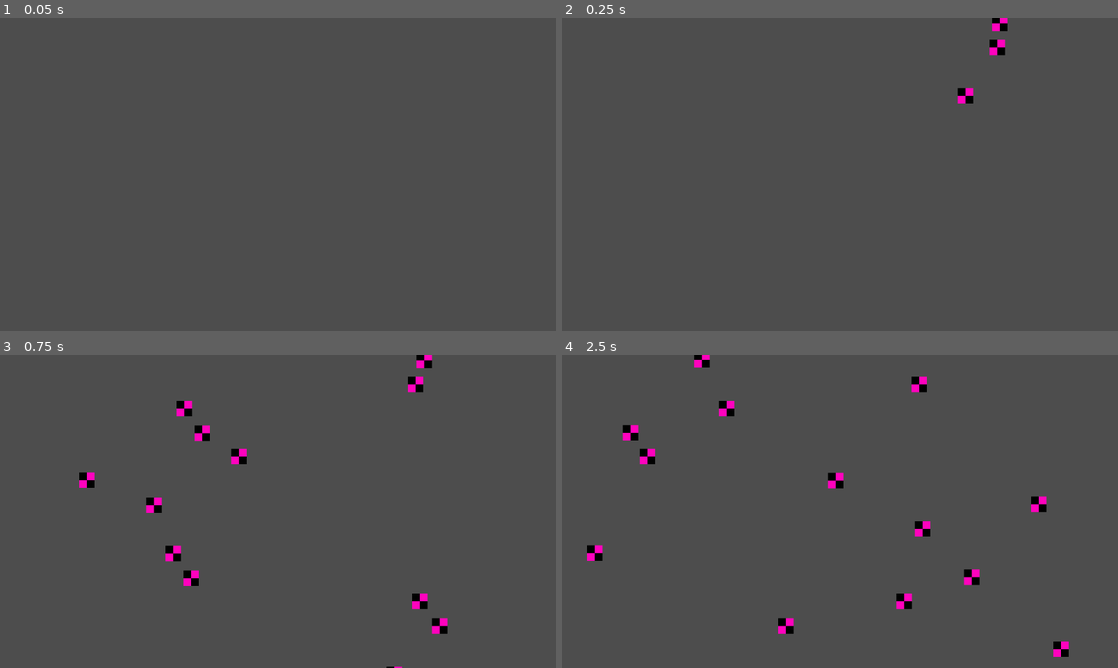
Above: before the commit, frames 1-4 (two rows, left to right).
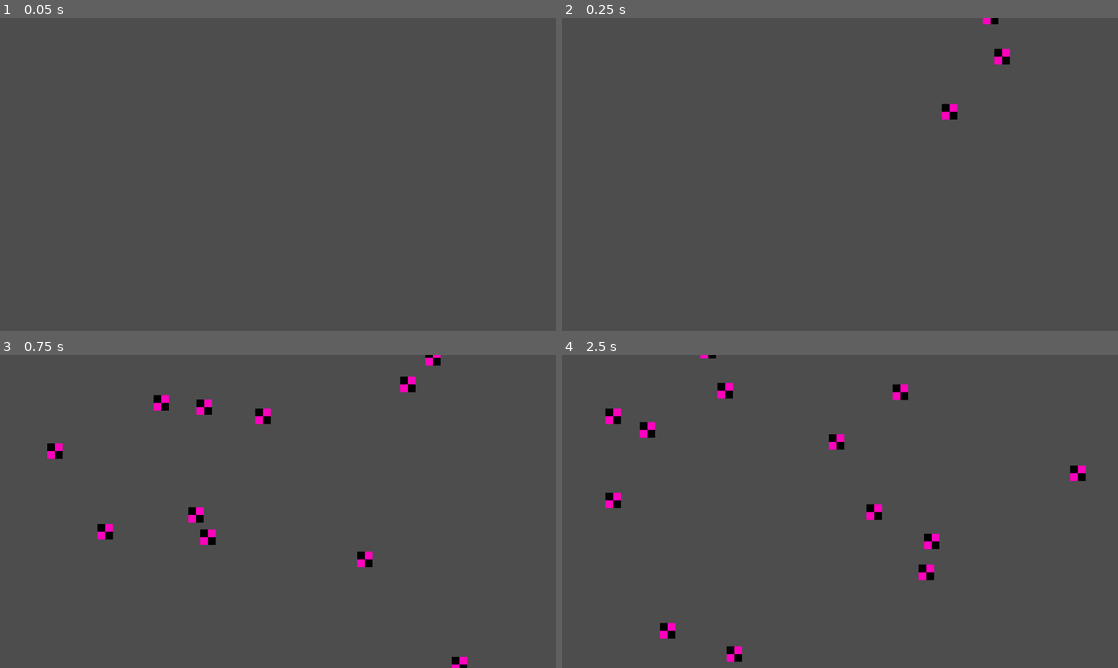
Above: after the commit, the same moments.

Repository: epimetheusgames/ProjectPrometheus
Game: Godot game, scene res://Levels/Cutscenes/Credits.tscn
Same seed, same stepped clock (60 frames per second), same inputs: the game is played once before the commit and once after it. The project has no main scene, so this scene is started directly.
Inputs:
- Up to frame 1 (0.05 s): no input
- Up to frame 2 (0.25 s): no input
- Up to frame 3 (0.75 s): hold D (right) from 0.53 s (still down)
- Up to frame 4 (2.5 s): tap W (jump) at 0.77, 1.52 s; release D (right) at 2.03 s; hold A (left) from 2.03 s (still down)

Frame 1 is identical in both runs. In frame 2, 0.7% of the frame differs, in the area x 68-81%, y 0-33%; in frame 3, 2.9%; in frame 4, 3.5%, in the area x 4-95%, y 0-98%.

Commit message:
Prepare for an epic credits sequence

Diff:
--- a/Levels/Cutscenes/Credits.tscn
+++ b/Levels/Cutscenes/Credits.tscn
@@ -18,13 +18,57 @@
 emission_box_extents = Vector3(700, 1, 1)
 particle_flag_disable_z = true
 direction = Vector3(0, 1, 0)
-spread = 5.0
-gravity = Vector3(0, 0, 0)
-initial_velocity_min = 1000.0
-initial_velocity_max = 1000.0
+spread = 20.0
+gravity = Vector3(0, 0, 0)
+initial_velocity_min = 750.0
+initial_velocity_max = 1200.0
 orbit_velocity_min = 0.0
 orbit_velocity_max = 0.0
 angle_curve = SubResource("CurveTexture_eso3b")
+
+[sub_resource type="Curve" id="Curve_xqfyj"]
+min_value = -10.0
+max_value = 10.0
+_data = [Vector2(0, -0.105263), 0.0, 0.0, 0, 0, Vector2(1, 1.57896), 0.0, 0.0, 0, 0]
+point_count = 2
+
+[sub_resource type="CurveTexture" id="CurveTexture_fkder"]
+curve = SubResource("Curve_xqfyj")
+
+[sub_resource type="ParticleProcessMaterial" id="ParticleProcessMaterial_lyoa3"]
+emission_shape = 3
+emission_box_extents = Vector3(700, 1, 1)
+particle_flag_disable_z = true
+direction = Vector3(0, 1, 0)
+spread = 20.0
+gravity = Vector3(0, 0, 0)
+initial_velocity_min = 750.0
+initial_velocity_max = 1200.0
+orbit_velocity_min = 0.0
+orbit_velocity_max = 0.0
+angle_curve = SubResource("CurveTexture_fkder")
+
+[sub_resource type="Curve" id="Curve_m5qka"]
+min_value = -10.0
+max_value = 10.0
+_data = [Vector2(0, -0.105263), 0.0, 0.0, 0, 0, Vector2(1, 1.57896), 0.0, 0.0, 0, 0]
+point_count = 2
+
+[sub_resource type="CurveTexture" id="CurveTexture_u53y5"]
+curve = SubResource("Curve_m5qka")
+
+[sub_resource type="ParticleProcessMaterial" id="ParticleProcessMaterial_ypw1p"]
+emission_shape = 3
+emission_box_extents = Vector3(700, 1, 1)
+particle_flag_disable_z = true
+direction = Vector3(0, -1, 0)
+spread = 20.0
+gravity = Vector3(0, 0, 0)
+initial_velocity_min = 750.0
+initial_velocity_max = 1200.0
+orbit_velocity_min = 0.0
+orbit_velocity_max = 0.0
+angle_curve = SubResource("CurveTexture_u53y5")
 
 [sub_resource type="Curve" id="Curve_6iou5"]
 min_value = -10.0
@@ -77,6 +121,53 @@
 turbulence_noise_strength = 0.0
 turbulence_noise_scale = 2.26
 
+[sub_resource type="Curve" id="Curve_wc31n"]
+min_value = -10.0
+max_value = 10.0
+_data = [Vector2(0, -0.105263), 0.0, 0.0, 0, 0, Vector2(1, 1.57896), 0.0, 0.0, 0, 0]
+point_count = 2
+
+[sub_resource type="CurveTexture" id="CurveTexture_ynkvj"]
+curve = SubResource("Curve_wc31n")
+
+[sub_resource type="ParticleProcessMaterial" id="ParticleProcessMaterial_17qq8"]
+emission_shape = 3
+emission_box_extents = Vector3(1, 1, 1)
+particle_flag_disable_z = true
+direction = Vector3(-1, 0, 0)
+spread = 70.0
+gravity = Vector3(0, 0, 0)
+initial_velocity_min = 500.0
+initial_velocity_max = 1000.0
+orbit_velocity_min = 0.0
+orbit_velocity_max = 0.0
+angle_curve = SubResource("CurveTexture_ynkvj")
+turbulence_noise_strength = 0.0
+turbulence_noise_scale = 2.26
+
+[sub_resource type="Curve" id="Curve_g3vno"]
+min_value = -10.0
+max_value = 10.0
+_data = [Vector2(0, -0.105263), 0.0, 0.0, 0, 0, Vector2(1, 1.57896), 0.0, 0.0, 0, 0]
+point_count = 2
+
+[sub_resource type="CurveTexture" id="CurveTexture_nnsvv"]
+curve = SubResource("Curve_g3vno")
+
+[sub_resource type="ParticleProcessMaterial" id="ParticleProcessMaterial_eayc0"]
+emission_shape = 3
+emission_box_extents = Vector3(1, 1, 1)
+particle_flag_disable_z = true
+spread = 70.0
+gravity = Vector3(0, 0, 0)
+initial_velocity_min = 500.0
+initial_velocity_max = 1000.0
+orbit_velocity_min = 0.0
+orbit_velocity_max = 0.0
+angle_curve = SubResource("CurveTexture_nnsvv")
+turbulence_noise_strength = 0.0
+turbulence_noise_scale = 2.26
+
 [node name="Credits" type="Node2D"]
 script = ExtResource("1_ipxi3")
 
@@ -94,6 +185,55 @@
 trail_sections = 2
 trail_section_subdivisions = 1
 
+[node name="FallingParticles2" type="GPUParticles2D" parent="."]
+editor_description = "This is "
+position = Vector2(570, -89)
+emitting = false
+amount = 200
+process_material = SubResource("ParticleProcessMaterial_lyoa3")
+texture = ExtResource("1_ttskp")
+lifetime = 1.6
+explosiveness = 1.0
+randomness = 1.0
+fixed_fps = 60
+collision_base_size = 0.0
+trail_lifetime = 4.75
+trail_sections = 2
+trail_section_subdivisions = 1
+
+[node name="FallingParticles3" type="GPUParticles2D" parent="."]
+editor_description = "This is "
+position = Vector2(596, 682)
+emitting = false
+amount = 200
+process_material = SubResource("ParticleProcessMaterial_ypw1p")
+texture = ExtResource("1_ttskp")
+lifetime = 1.6
+explosiveness = 1.0
+randomness = 1.0
+fixed_fps = 60
+collision_base_size = 0.0
+trail_lifetime = 4.75
+trail_sections = 2
+trail_section_subdivisions = 1
+
+[node name="FallingParticles4" type="GPUParticles2D" parent="."]
+editor_description = "This is "
+position = Vector2(596, 682)
+emitting = false
+amount = 200
+process_material = SubResource("ParticleProcessMaterial_ypw1p")
+texture = ExtResource("1_ttskp")
+lifetime = 1.6
+one_shot = true
+explosiveness = 1.0
+randomness = 1.0
+fixed_fps = 60
+collision_base_size = 0.0
+trail_lifetime = 4.75
+trail_sections = 2
+trail_section_subdivisions = 1
+
 [node name="RightExplosions" type="GPUParticles2D" parent="."]
 editor_description = "This is "
 position = Vector2(1172, 330)
@@ -118,6 +258,40 @@
 process_material = SubResource("ParticleProcessMaterial_q47i0")
 texture = ExtResource("1_ttskp")
 lifetime = 0.8
+explosiveness = 1.0
+randomness = 1.0
+fixed_fps = 60
+collision_base_size = 0.0
+trail_lifetime = 4.75
+trail_sections = 2
+trail_section_subdivisions = 1
+
+[node name="RightExplosions2" type="GPUParticles2D" parent="."]
+editor_description = "This is "
+position = Vector2(1172, 330)
+emitting = false
+amount = 200
+process_material = SubResource("ParticleProcessMaterial_17qq8")
+texture = ExtResource("1_ttskp")
+lifetime = 3.0
+one_shot = true
+explosiveness = 1.0
+randomness = 1.0
+fixed_fps = 60
+collision_base_size = 0.0
+trail_lifetime = 4.75
+trail_sections = 2
+trail_section_subdivisions = 1
+
+[node name="LeftExplosions2" type="GPUParticles2D" parent="."]
+editor_description = "This is "
+position = Vector2(-2, 335)
+emitting = false
+amount = 200
+process_material = SubResource("ParticleProcessMaterial_eayc0")
+texture = ExtResource("1_ttskp")
+lifetime = 3.0
+one_shot = true
 explosiveness = 1.0
 randomness = 1.0
 fixed_fps = 60
@@ -139,11 +313,41 @@
 one_shot = true
 autostart = true
 
-[node name="RightBeatTimer" type="Timer" parent="."]
-wait_time = 9.8
+[node name="DropLeadUpTimer" type="Timer" parent="."]
+wait_time = 22.2
+one_shot = true
+autostart = true
+
+[node name="JustBeforeDropTimer" type="Timer" parent="."]
+wait_time = 34.2
+one_shot = true
+autostart = true
+
+[node name="DropTimer" type="Timer" parent="."]
+wait_time = 35.0
+one_shot = true
+autostart = true
+
+[node name="DropChangeTimer" type="Timer" parent="."]
+wait_time = 48.6
+one_shot = true
+autostart = true
+
+[node name="EndMelodyStartTimer" type="Timer" parent="."]
+wait_time = 73.4
+one_shot = true
+autostart = true
+
+[node name="EndTimer" type="Timer" parent="."]
+wait_time = 86.2
 one_shot = true
 autostart = true
 
 [connection signal="timeout" from="StartTimer" to="." method="_on_start_timer_timeout"]
 [connection signal="timeout" from="LeftBeatTimer" to="." method="_on_left_beat_timer_timeout"]
-[connection signal="timeout" from="RightBeatTimer" to="." method="_on_right_beat_timer_timeout"]
+[connection signal="timeout" from="DropLeadUpTimer" to="." method="_on_drop_lead_up_timer_timeout"]
+[connection signal="timeout" from="JustBeforeDropTimer" to="." method="_on_just_before_drop_timer_timeout"]
+[connection signal="timeout" from="DropTimer" to="." method="_on_drop_timer_timeout"]
+[connection signal="timeout" from="DropChangeTimer" to="." method="_on_drop_change_timer_timeout"]
+[connection signal="timeout" from="EndMelodyStartTimer" to="." method="_on_end_melody_start_timer_timeout"]
+[connection signal="timeout" from="EndTimer" to="." method="_on_end_timer_timeout"]
--- a/Scripts/Credits.gd
+++ b/Scripts/Credits.gd
@@ -1,15 +1,55 @@
 extends Node2D
+
+var increase_orbitvel = false
+
+func _ready():
+	$FallingParticles.emitting = true
+
+func _process(_delta):
+	if increase_orbitvel:
+		$FallingParticles.process_material.orbit_velocity_max += 0.01
 
 func _on_start_timer_timeout():
 	$FallingParticles.process_material.angular_velocity_max = 200
-	$FallingParticles.process_material.spread = 30
+	$FallingParticles.process_material.spread = 40
 	$Music.play()
 
 func _on_left_beat_timer_timeout():
 	$LeftExplosions.emitting = true
-
-func _on_right_beat_timer_timeout():
 	$RightExplosions.emitting = true
 
-func _ready():
+func _on_drop_lead_up_timer_timeout():
+	$FallingParticles.amount = 300
+	$FallingParticles.process_material.direction.y = -1
+	$FallingParticles.position.y = 670
+	$FallingParticles4.emitting = true
+
+func _on_just_before_drop_timer_timeout():
+	$FallingParticles4.emitting = true
+
+func _on_drop_timer_timeout():
+	$FallingParticles2.emitting = true
+
+func _on_drop_change_timer_timeout():
+	$FallingParticles3.emitting = true
+	$FallingParticles.emitting = false
+	$LeftExplosions.process_material.damping_max = 500
+	$RightExplosions.process_material.damping_max = 500
+	$LeftExplosions.process_material.damping_min = 100
+	$RightExplosions.process_material.damping_min = 100
+
+func _on_end_melody_start_timer_timeout():
+	increase_orbitvel = true
 	$FallingParticles.emitting = true
+	$FallingParticles.process_material.orbit_velocity_max = 0.1
+	$FallingParticles2.emitting = false
+	$FallingParticles3.emitting = false
+
+func _on_end_timer_timeout():
+	increase_orbitvel = false
+	$FallingParticles.process_material.orbit_velocity_max = 0
+	$FallingParticles.one_shot = true
+	$LeftExplosions2.emitting = true
+	$RightExplosions2.emitting = true
+	$LeftExplosions.emitting = false
+	$RightExplosions.emitting = false
Not shown: 1 places in Levels/Cutscenes/Credits.tscn that only renumber resources
Not shown, changed: LICENSE
